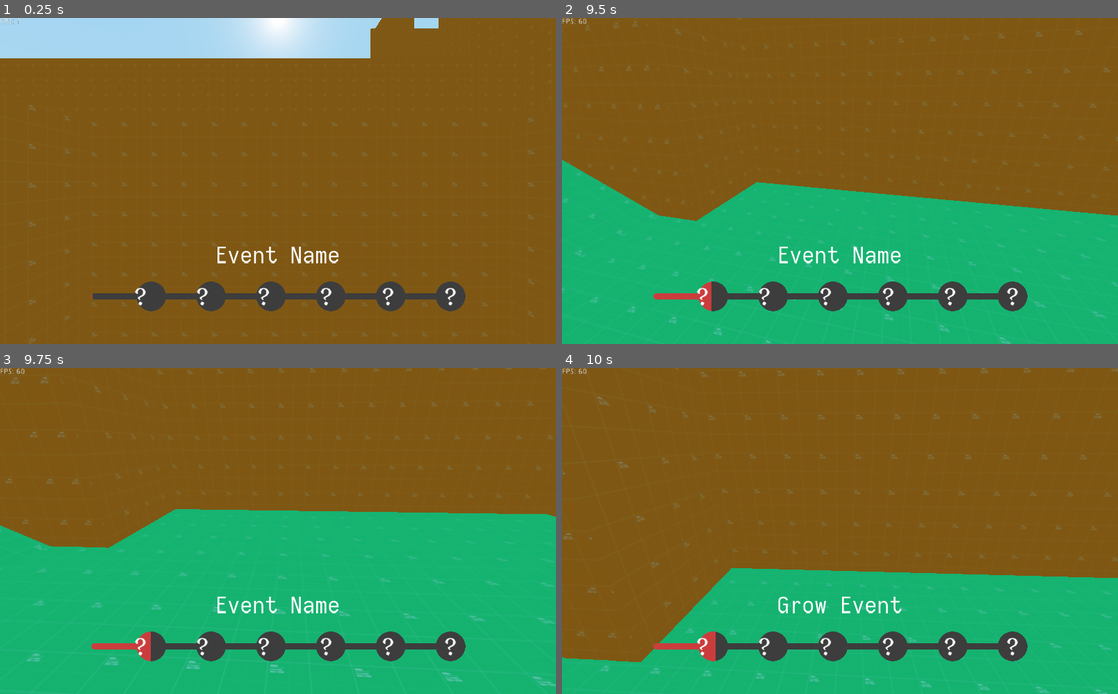
Above: before the commit, frames 1-4 (two rows, left to right).
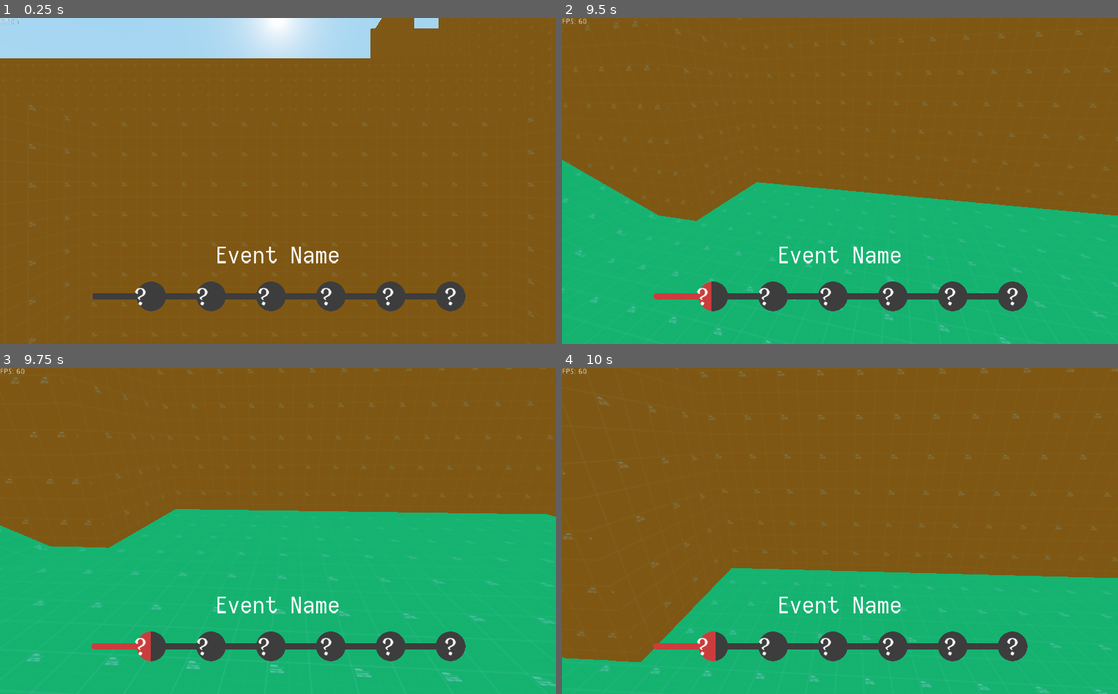
Above: after the commit, the same moments.

Repository: nwallenfang/ludum-dare-51
Game: Godot game, scene res://Levels/FirstFloor.tscn
Same seed, same stepped clock (60 frames per second), same inputs: the game is played once before the commit and once after it.
Inputs (mouse positions are in pixels of both pictures, inside the frame that each line leads up to):
- Up to frame 1 (0.25 s): no input
- Up to frame 2 (9.5 s): move the mouse to (962, 164) at 0.52 s; hold Right (ui_right) 0.53-1.28 s; hold Alt (change_mouse_input) 0.53-1.28 s; tap Space (jump) at 0.77, 1.52, 3.02, 3.77, 4.52, 6.02, 6.77, 7.52, 9.02 s; move the mouse to (728, 197) at 1.27 s; hold Down (ui_down) 1.28-2.03 s; click (728, 197) at 1.35 s; move the mouse to (851, 174) at 2.02 s; hold Shift (sprint) 2.03-2.78 s; hold Up (ui_up) 2.03-3.53 s; move the mouse to (834, 187) at 2.77 s; tap Alt (change_mouse_input) at 2.85, 7.35 s; move the mouse to (1006, 229) at 3.52 s; press the mouse at (1006, 229) at 3.53 s; hold Left (ui_left) 3.53-4.28 s; move the mouse to (795, 177) at 4.27 s; release the mouse at (795, 177) at 4.28 s; hold Up (ui_up) 4.28-5.78 s; tap Shift (sprint) at 4.35, 8.85 s; move the mouse to (845, 181) at 5.02 s; hold Alt (change_mouse_input) 5.03-5.78 s; move the mouse to (756, 99) at 5.77 s; hold Right (ui_right) 5.78-6.53 s; click (756, 99) at 5.85 s; move the mouse to (867, 181) at 6.52 s; hold Shift (sprint) 6.53-7.28 s; hold Up (ui_up) 6.53-8.03 s; move the mouse to (812, 181) at 7.27 s; move the mouse to (895, 109) at 8.02 s; press the mouse at (895, 109) at 8.03 s; hold Down (ui_down) 8.03-8.78 s; move the mouse to (834, 187) at 8.77 s; release the mouse at (834, 187) at 8.78 s; hold Left (ui_left) from 8.78 s (still down)
- Up to frame 3 (9.75 s): move the mouse to (316, 534) at 9.52 s; release Left (ui_left) at 9.53 s; hold Up (ui_up) from 9.53 s (still down); hold Alt (change_mouse_input) from 9.53 s (still down)
- Up to frame 4 (10 s): keep holding Up (ui_up); keep holding Alt (change_mouse_input); tap Space (jump) at 9.77 s

Frames 1-3 are identical in both runs. In frame 4, 0.4% of the frame differs, in the area x 38-62%, y 70-76%.
Error after the commit: Invalid get index '0' (on base: 'Dictionary'). (res://Logic/Events.gd:26)

Commit message:
Pickup added

Diff:
--- a/Levels/FirstFloor.tscn
+++ b/Levels/FirstFloor.tscn
@@ -5,7 +5,7 @@
 [ext_resource path="res://Logic/Player/Player.tscn" type="PackedScene" id=3]
 [ext_resource path="res://Objects/Aufzug.tscn" type="PackedScene" id=4]
 [ext_resource path="res://Levels/FirstFloor.gd" type="Script" id=5]
-[ext_resource path="res://Objects/Pickup.tscn" type="PackedScene" id=6]
+[ext_resource path="res://Objects/KeyPickup.tscn" type="PackedScene" id=6]
 
 [node name="Level1" type="Spatial"]
 script = ExtResource( 5 )
--- a/Logic/Aufzug.gd
+++ b/Logic/Aufzug.gd
@@ -9,7 +9,6 @@
 
 func _ready():
 	while true:
-		print("A")
 		$Tween.reset_all()
 
 		$Tween.interpolate_property(self, "translation", self.translation, self.translation + target_translation, duration)
@@ -20,8 +19,6 @@
 
 		yield(get_tree().create_timer(2), "timeout")
 
-		print("B")
-
 		$Tween.reset_all()
 
 		$Tween.interpolate_property(self, "translation", self.translation, self.translation - target_translation, duration)
--- a/Logic/Game.gd
+++ b/Logic/Game.gd
@@ -2,7 +2,7 @@
 
 var player
 
-var level_index := 1 # current level number
+var level_index := 0 # current level number
 var level_list := [] # all levels (just the path strings)
 var level # current level scene
 
--- a/Logic/Pickup.gd
+++ b/Logic/Pickup.gd
@@ -6,4 +6,4 @@
 
 
 func _on_Area_area_entered(area):
-	print("Hit Key")
+	Game.level.has_key = true
--- a/Objects/Pickup.tscn
+++ b/Objects/KeyPickup.tscn
@@ -10,7 +10,7 @@
 [sub_resource type="SphereMesh" id=3]
 material = SubResource( 2 )
 
-[node name="Pickup" type="Spatial"]
+[node name="KeyPickup" type="Spatial"]
 script = ExtResource( 1 )
 
 [node name="Area" type="Area" parent="."]
